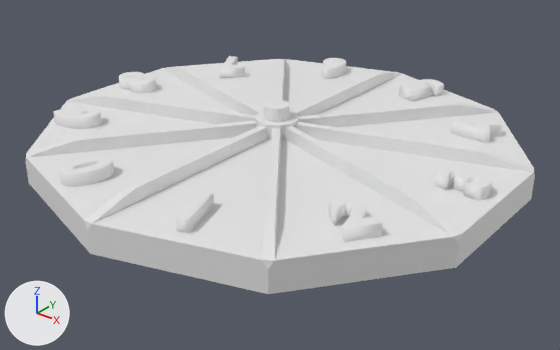
A saved change to the Blender file Whell_with_.blend.
Both versions are drawn from a 50 mm camera at (47.4, -58.8, 31.2) aimed at (1.3, -1.1, -4.5). Every picture has the same lights, and +X, +Y and +Z are marked at lower left.

Objects in the first picture: 'Cylinder', 'Cylinder.004', 'Text', 'Text.001', 'Text.002', 'Text.003', 'Text.004', 'Text.005', 'Text.006', 'Text.007', 'Text.008', 'Text.009'.
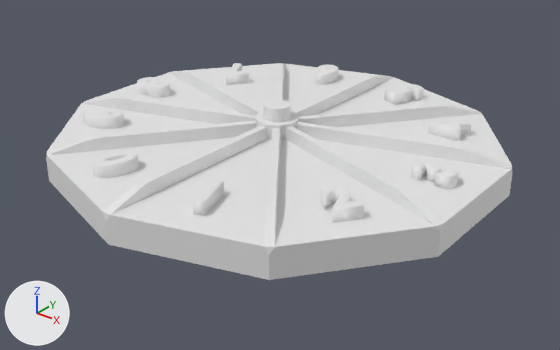
Diff of the bpy script that builds the scene:
```diff
--- a/Whell_with_.blend.py
+++ b/Whell_with_.blend.py
@@ ob_cylinder @@
 ob_cylinder.location = (0.0, 0.0, -1.74)
-ob_cylinder.scale = (2.51, 2.39, 3.52)
+ob_cylinder.scale = (2.32, 2.2, 3.52)
@@ ob_text @@
 ob_text = bpy.data.objects.new('Text', txt_01)
-ob_text.location = (5.82, -21.3, 0.07)
+ob_text.location = (5.02, -18.43, 0.07)
 ob_text.rotation_euler = (0.0, 0.0, 0.335)  # degrees (0, 0, 19)
-ob_text.scale = (5.75, 6.25, 0.952)
+ob_text.scale = (4.98, 5.41, 0.952)
@@ ob_text_001 @@
 ob_text_001 = bpy.data.objects.new('Text.001', txt_01_001)
-ob_text_001.location = (18.16, -13.99, 0.07)
+ob_text_001.location = (15.71, -12.1, 0.07)
 ob_text_001.rotation_euler = (0.0, 0.0, 0.929)  # degrees (0, 0, 53)
-ob_text_001.scale = (5.75, 6.25, 0.952)
+ob_text_001.scale = (4.98, 5.41, 0.952)
@@ ob_text_002 @@
 ob_text_002 = bpy.data.objects.new('Text.002', txt_01_002)
-ob_text_002.location = (23.51, -1.3, 0.07)
+ob_text_002.location = (20.34, -1.11, 0.07)
 ob_text_002.rotation_euler = (0.0, 0.0, 1.565)  # degrees (0, 0, 90)
-ob_text_002.scale = (5.75, 6.25, 0.952)
+ob_text_002.scale = (4.98, 5.41, 0.952)
@@ ob_text_003 @@
 ob_text_003 = bpy.data.objects.new('Text.003', txt_01_003)
-ob_text_003.location = (19.48, 11.97, 0.07)
+ob_text_003.location = (16.85, 10.39, 0.07)
 ob_text_003.rotation_euler = (0.0, 0.0, 2.154)  # degrees (0, 0, 123)
-ob_text_003.scale = (5.75, 6.25, 0.952)
+ob_text_003.scale = (4.98, 5.41, 0.952)
@@ ob_text_004 @@
 ob_text_004 = bpy.data.objects.new('Text.004', txt_01_004)
-ob_text_004.location = (8.28, 21.0, 0.07)
+ob_text_004.location = (7.15, 18.21, 0.07)
 ob_text_004.rotation_euler = (0.0, 0.0, 2.818)  # degrees (0, 0, 161)
-ob_text_004.scale = (5.75, 6.25, 0.952)
+ob_text_004.scale = (4.98, 5.41, 0.952)
@@ ob_text_005 @@
 ob_text_005 = bpy.data.objects.new('Text.005', txt_01_005)
-ob_text_005.location = (-6.0, 21.99, 0.07)
+ob_text_005.location = (-5.23, 19.07, 0.07)
 ob_text_005.rotation_euler = (0.0, 0.0, 3.55)  # degrees (0, 0, 203)
-ob_text_005.scale = (5.75, 6.25, 0.952)
+ob_text_005.scale = (4.98, 5.41, 0.952)
@@ ob_text_006 @@
 ob_text_006 = bpy.data.objects.new('Text.006', txt_01_006)
-ob_text_006.location = (-17.82, 14.21, 0.07)
+ob_text_006.location = (-15.47, 12.33, 0.07)
 ob_text_006.rotation_euler = (0.0, 0.0, 4.04)  # degrees (0, 0, 231)
-ob_text_006.scale = (5.75, 6.25, 0.952)
+ob_text_006.scale = (4.98, 5.41, 0.952)
@@ ob_text_007 @@
 ob_text_007 = bpy.data.objects.new('Text.007', txt_01_007)
-ob_text_007.location = (-23.96, 1.69, 0.07)
+ob_text_007.location = (-20.78, 1.48, 0.07)
 ob_text_007.rotation_euler = (0.0, 0.0, 4.726)  # degrees (0, 0, 271)
-ob_text_007.scale = (5.75, 6.25, 0.952)
+ob_text_007.scale = (4.98, 5.41, 0.952)
@@ ob_text_008 @@
 ob_text_008 = bpy.data.objects.new('Text.008', txt_01_008)
-ob_text_008.location = (-20.62, -11.89, 0.07)
+ob_text_008.location = (-17.89, -10.29, 0.07)
 ob_text_008.rotation_euler = (0.0, 0.0, 5.402)  # degrees (0, 0, 310)
-ob_text_008.scale = (5.75, 6.25, 0.952)
+ob_text_008.scale = (4.98, 5.41, 0.952)
@@ ob_text_009 @@
 ob_text_009 = bpy.data.objects.new('Text.009', txt_01_009)
-ob_text_009.location = (-8.73, -21.05, 0.07)
+ob_text_009.location = (-7.59, -18.22, 0.07)
 ob_text_009.rotation_euler = (0.0, 0.0, 5.993)  # degrees (0, 0, 343)
-ob_text_009.scale = (5.75, 6.25, 0.952)
+ob_text_009.scale = (4.98, 5.41, 0.952)
```

What differs and where, as boxes (x1, y1, x2, y2) in the pictures (560 x 350 px):
'Cylinder', rescaled (9% narrower, 8% shorter): before (25, 59, 535, 294); after (46, 63, 512, 280)
'Text.001', moved, rescaled (17% narrower, 15% shorter): before (329, 197, 382, 242); after (320, 185, 364, 223)
'Text.009', moved, rescaled (16% narrower, 12% shorter): before (59, 156, 114, 187); after (92, 151, 138, 178)
'Text.002', moved, rescaled (17% narrower, 11% shorter): before (435, 166, 492, 201); after (411, 159, 458, 190)
'Text.003', moved, rescaled (15% narrower, 8% shorter): before (451, 119, 502, 143); after (428, 119, 471, 141)
'Text.008', moved, rescaled (12% narrower, 9% shorter): before (53, 107, 102, 129); after (82, 109, 125, 129)
'Text', moved, rescaled (18% narrower, 14% shorter): before (176, 191, 214, 233); after (193, 180, 224, 216)
'Text.004', moved, rescaled (11% narrower): before (399, 79, 444, 101); after (384, 84, 424, 105)
'Text.007', moved, rescaled (11% narrower): before (119, 72, 156, 93); after (137, 77, 170, 98)
'Text.006', moved, rescaled (11% narrower): before (219, 56, 245, 79); after (226, 63, 249, 85)
'Text.005', moved, rescaled (8% narrower): before (322, 58, 346, 79); after (316, 65, 338, 85)
